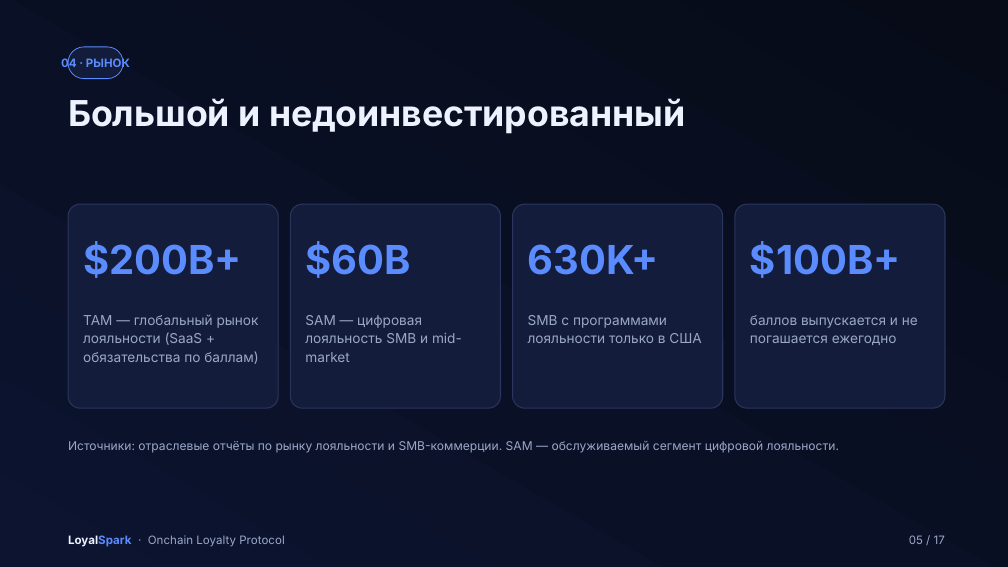
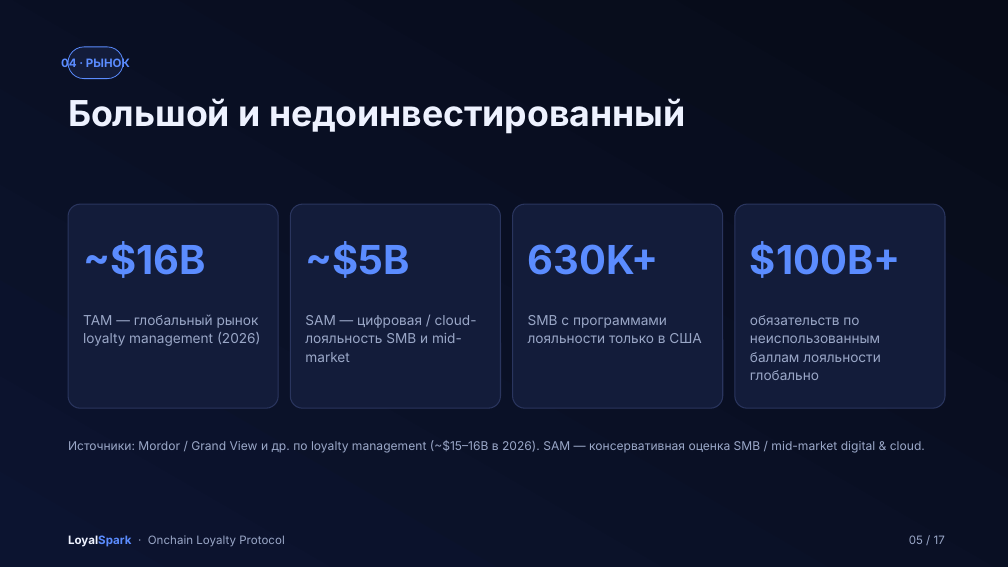
Before and after one commit to aspekt19/unboxed-loyalty-spark, a slide deck: slide 5 of docs/pitch-deck/ru/LoyalSpark_Pitch_RU.pptx. Drawn at 1008x567 pixels with LibreOffice and Linux fonts; fonts in the diff are those of the drawing. Boxes give left, top, right and bottom in pixels: in the first picture for what was removed or moved away, otherwise in the second. Text is boxed around its words. In the diff, an @@ line names an element or a change of style, - is before the commit and + after.

```diff
--- a/docs/pitch-deck/ru/LoyalSpark_Pitch_RU.pptx
+++ b/docs/pitch-deck/ru/LoyalSpark_Pitch_RU.pptx
@@ text at box(83, 241, 206, 278): text changed @@
-$200B+
+~$16B
@@ text at box(305, 241, 409, 278): text changed @@
-$60B
+~$5B
@@ text at box(83, 315, 261, 346): text changed @@
-TAM — глобальный рынок лояльности (SaaS + обязательства по баллам)
+TAM — глобальный рынок loyalty management (2026)
@@ text at box(305, 315, 477, 362): text changed @@
-SAM — цифровая лояльность SMB и mid-market
+SAM — цифровая / cloud-лояльность SMB и mid-market
@@ text at box(750, 315, 881, 380): text changed @@
-баллов выпускается и не погашается ежегодно
+обязательств по неиспользованным баллам лояльности глобально
@@ text at box(68, 440, 925, 453): text changed @@
-Источники: отраслевые отчёты по рынку лояльности и SMB-коммерции. SAM — обслуживаемый сегмент цифровой лояльности.
+Источники: Mordor / Grand View и др. по loyalty management (~$15–16B в 2026). SAM — консервативная оценка SMB / mid-market digital & cloud.
```
Also in this commit, not shown: 5 other slides changed, 5 other files.
